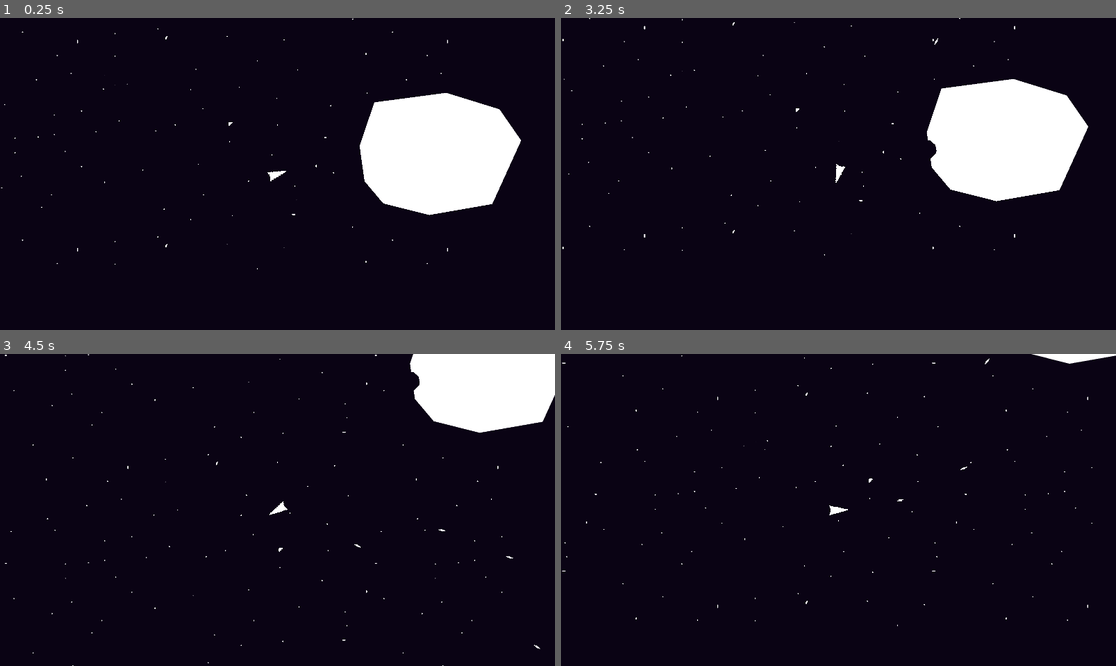
Above: before the commit, frames 1-4 (two rows, left to right).
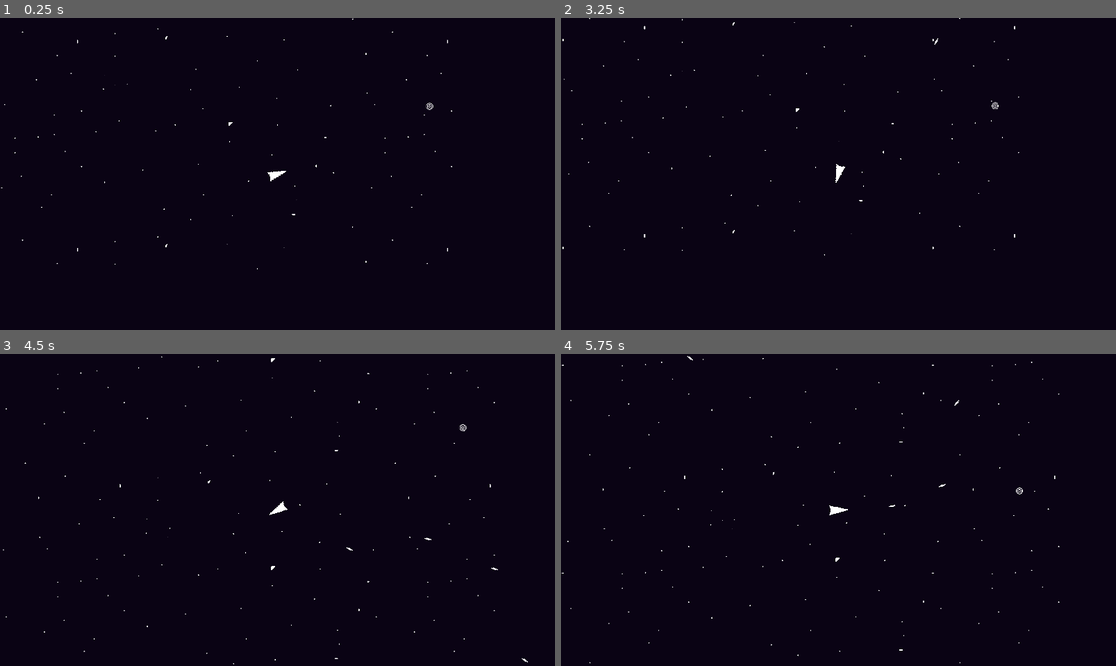
Above: after the commit, the same moments.

Repository: BloopHD/IntoTheVoid
Game: Godot game, scene res://scenes/world/world.tscn
Two runs of this game, one before a commit and one after it. Both use one fixed random seed, a clock stepped at 60 frames per second and the inputs below.
Inputs (mouse positions are in pixels of both pictures, inside the frame that each line leads up to):
- Up to frame 1 (0.25 s): no input
- Up to frame 2 (3.25 s): move the mouse to (960, 158) at 0.52 s; hold D (right) 0.53-1.28 s; hold Space (fire_laser) 0.53-1.28 s; tap Enter at 1.25 s; move the mouse to (727, 189) at 1.27 s; hold S (down) 1.28-2.03 s; click (727, 189) at 1.35 s; move the mouse to (894, 105) at 2.02 s; hold D (right) 2.03-2.78 s; hold Right mouse button (secondary action) 2.03-2.78 s; tap Space (fire_laser) at 2.75, 2.85 s; move the mouse to (810, 236) at 2.77 s; hold W (up) from 2.78 s (still down)
- Up to frame 3 (4.5 s): move the mouse to (444, 556) at 3.52 s; release W (up) at 3.53 s; press the mouse at (444, 556) at 3.53 s; hold A (left) from 3.53 s (still down); move the mouse to (111, 463) at 4.27 s; release the mouse at (111, 463) at 4.28 s; right-click (111, 463) at 4.35 s
- Up to frame 4 (5.75 s): move the mouse to (866, 510) at 5.02 s; release A (left) at 5.03 s; hold S (down) from 5.03 s (still down); hold Space (fire_laser) from 5.03 s (still down)

The runs differ from the first frame. In frame 1, 8.9% of the frame differs, in the area x 64-94%, y 24-64%; in frame 2, 8.8%; in frame 3, 6.0%; in frame 4, 0.6%.
Error before the commit: Out of bounds get index '0' (on base: 'Array[PackedVector2Array]') (res://scenes/asteroid/asteroid.gd:106)

Commit message:
moving to pc

Diff:
--- a/project.godot
+++ b/project.godot
@@ -85,6 +85,7 @@
 2d_physics/layer_3="player projectile"
 2d_physics/layer_4="enemy projectile"
 2d_physics/layer_5="player_spawn_area"
+2d_physics/layer_6="enemy"
 
 [rendering]
 
--- a/scenes/asteroid/asteroid.gd
+++ b/scenes/asteroid/asteroid.gd
@@ -14,20 +14,7 @@
 
 func _physics_process(delta):
 
-	#rotate(0.04 * delta)
-
-
-	# print("GP: ", global_position)
-	# print("P:  ", position)
-	# print("PGP: ", $Polygon2D.global_position)
-	# print("PP:   ", $Polygon2D.position)
-	# print("--------------------------")
-	# print("GR:  ", global_rotation)
-	# print("R:   ", rotation)
-	# print("PGR: ", $Polygon2D.global_rotation)
-	# print("PR:   ", $Polygon2D.rotation)
-	# print("--------------------------")
-
+	#rotate(0.02 * delta)
 
 	pass
 
@@ -64,62 +51,54 @@
 		queue_free()
 
 
-func clip(destruction_area) -> void:
-
-	# var localized_rotated_destruct_area: Polygon2D = localize_and_rotate(destruction_area)
-	# # var poly = $Polygon2D
-	# # poly.rotate(rotation)
-	# # print("r ", poly.rotation)
-	# var new_asteroids: Array[PackedVector2Array] = Geometry2D.clip_polygons($Polygon2D.polygon, localized_rotated_destruct_area.polygon)
-
-	var transformed_projectile_position = transform.basis_xform_inv(destruction_area.global_position - global_position)
-
-	# print("Asteroid: ", global_position)
-	# print("Asteroid: ", position)
-	# print("Laser:    ", destruction_area.global_position)
-	# print("Transform ", transformed_projectile_position)
-	# print("---------------")
-
-	# destruction_area.global_position = transformed_projectile_position
-	# print("Laser:    ", destruction_area.global_position)
-	# print("---------------")
-
-
-	# var test: Polygon2D = localize(destruction_area, transformed_projectile_position)
-
-	var explosion: PackedVector2Array = create_explosion_area(transformed_projectile_position, 10, 35, destruction_area.global_rotation)
-
-	# destruction_area.position = transform.basis_xform_inv(destruction_area.global_position - global_position)
+func clip(hit_location, force_direction) -> void:
+
+	var transformed_projectile_position = transform.basis_xform_inv(hit_location.global_position - global_position)
+
+	# var test: Polygon2D = localize(hit_location, transformed_projectile_position)
+
+	var explosion: PackedVector2Array = create_explosion_area(transformed_projectile_position, 8, 35, hit_location.global_rotation)
+
+	# hit_location.position = transform.basis_xform_inv(hit_location.global_position - global_position)
 	var new_asteroids: Array[PackedVector2Array] = Geometry2D.clip_polygons($Polygon2D.polygon, explosion)
 
 	var splinter_array
 
-	for i in new_asteroids.size():
-		for j in new_asteroids[i]:
-			for k in explosion:
-				if j == k:
-					print("match: ", j, " ", k)
-
-
-
-					if (randf() > 0):
-						splinter_array = splinter(j, new_asteroids[i][randi_range(0, new_asteroids[i].size() - 1)])
-						var new_new_asteroids = Geometry2D.clip_polygons(new_asteroids[i], splinter_array)
-
-						new_asteroids.remove_at(i)
-						new_asteroids.append(new_new_asteroids)
-
-
-
-
-
-	# print($Polygon2D.polygon)
-	# print(new_asteroids)
-	# print(new_asteroids.size())
-	# print("---")
-	# print(destruction_area.polygon)
-	# print(new_asteroids[1])
-	# print("---------------")
+	var splinter_line: Line2D = Line2D.new()
+	# splinter_line.position = transformed_projectile_position
+
+	if (randf() > 0.0):
+		splinter_line.add_point(transformed_projectile_position)
+
+		var rand = randf()
+
+		var direction = randf_range(0.85, 1.15) * hit_location.global_rotation
+
+		splinter_line.add_point((transformed_projectile_position - global_position) * hit_location.global_rotation * 100)
+
+	get_parent().add_child(splinter_line)
+
+
+
+
+
+	# for i in new_asteroids.size():
+	# 	for j in new_asteroids[i]:
+	# 		for k in explosion:
+	# 			if j == k:
+	# 				print("match: ", j, " ", k)
+
+
+
+	# 				if (randf() > 0):
+	# 					splinter_array = splinter(j, new_asteroids[i][randi_range(0, new_asteroids[i].size() - 1)])
+	# 					var new_new_asteroids: Array[PackedVector2Array] = Geometry2D.clip_polygons(new_asteroids[i], splinter_array)
+
+	# 					new_asteroids.remove_at(i)
+
+
+	# 					new_asteroids.append(new_new_asteroids)
+
 
 	for i in new_asteroids.size():
 
@@ -152,7 +131,7 @@
 
 	for i in sides:
 
-		var noise = randf_range(-0.10, 0.10) * segment
+		var noise = randf_range(-0.15, 0.15) * segment
 
 		var new_point: Vector2 = Vector2(
 			sin((segment + noise) * i + _rotation) * radious,
@@ -193,21 +172,21 @@
 
 
 
-func localize(destruction_area, new_transform: Vector2 ) -> Polygon2D:
+func localize(hit_location, new_transform: Vector2 ) -> Polygon2D:
 
 	var offset_poly = Polygon2D.new()
 	offset_poly.global_position = Vector2.ZERO
 
 	var new_poly_points: Array[Vector2] = []
 
-	var dest_area_rotation: float = destruction_area.rotation
-
-	var localized_position: Vector2 = (destruction_area.position + new_transform)
-
-	for point in destruction_area.polygon:
+	var dest_area_rotation: float = hit_location.rotation
+
+	var localized_position: Vector2 = (hit_location.position + new_transform)
+
+	for point in hit_location.polygon:
 
 		# Localize the polygons point.
-		# var localized_position: Vector2 = (destruction_area.global_position + new_transform)
+		# var localized_position: Vector2 = (hit_location.global_position + new_transform)
 
 		# var rotated_position: Vector2 = Vector2()
 		# rotated_position.x = (point.x * cos(dest_area_rotation)) - (point.y * sin(dest_area_rotation))
@@ -223,23 +202,23 @@
 	return offset_poly
 
 
-func localize_and_rotate(destruction_area, new_transform: Vector2) -> Polygon2D:
+func localize_and_rotate(hit_location, new_transform: Vector2) -> Polygon2D:
 
 	var offset_poly = Polygon2D.new()
 	offset_poly.global_position = Vector2.ZERO
 
-	var dest_area_rotation: float = destruction_area.global_rotation
+	var dest_area_rotation: float = hit_location.global_rotation
 	var new_poly_points: Array[Vector2] = []
 
-	# print("DA.GP: ", destruction_area.global_position)
+	# print("DA.GP: ", hit_location.global_position)
 	# print("GP   :  ", global_position)
-	# print("GP   :  ", destruction_area.global_position - global_position)
+	# print("GP   :  ", hit_location.global_position - global_position)
 	# print("--------------------------")
 
-	for point in destruction_area.polygon:
+	for point in hit_location.polygon:
 
 		# Localize the polygons point.
-		var localized_position: Vector2 = (destruction_area.global_position - global_position)
+		var localized_position: Vector2 = (hit_location.global_position - global_position)
 
 		# Rotate the polygon point.
 		var rotated_position: Vector2 = Vector2()
--- /dev/null
+++ b/scenes/enemies/enemy_chase.gd
@@ -0,0 +1,11 @@
+extends "res://scenes/state_machine/state.gd"
+class_name EnemyChase
+
+func Enter():
+    pass
+
+func Exit():
+    pass
+
+func Update(_delta: float):
+    pass
--- /dev/null
+++ b/scenes/enemies/enemy_chase_state.gd
@@ -0,0 +1,19 @@
+class_name EnemyChaseState
+extends State
+
+@export var actor: Enemy
+
+func _ready() -> void:
+	set_physics_process(false)
+
+func _process(_delta):
+	pass
+
+func _physics_process(delta) -> void:
+	actor.move(actor.position.direction_to(actor.player.position), delta)
+
+func _enter_state() -> void:
+	set_physics_process(true)
+
+func _exit_state() -> void:
+	set_physics_process(false)
--- /dev/null
+++ b/scenes/enemies/enemy_idle.gd
@@ -0,0 +1,11 @@
+extends "res://scenes/state_machine/state.gd"
+class_name EnemyIdle
+
+func Enter():
+    pass
+
+func Exit():
+    pass
+
+func Update(_delta: float):
+    pass
--- /dev/null
+++ b/scenes/enemies/enemy_wander_state.gd
@@ -0,0 +1,50 @@
+class_name EnemyWanderState
+extends State
+
+@export var actor: Enemy
+
+@export var vision_cast: RayCast2D
+@export var wander_timer: Timer
+@export var wander_range: float = 50
+@export var speed: float = 200
+
+@onready var actor_velocity: Vector2 = actor.velocity
+
+var wander_origin: Vector2 = Vector2.ZERO
+var wander_location: Vector2 = Vector2.ZERO
+var wander_location_reached: bool = true
+
+func _ready():
+	set_physics_process(false)
+
+func _process(_delta):
+	if !wander_location_reached:
+		wander_location_reached = actor.global_position.distance_to(wander_location) < 5
+
+
+func _physics_process(_delta):
+	actor.move_and_slide()
+
+func _enter_state() -> void:
+	set_physics_process(true)
+
+	wander_origin = actor.global_position
+	wander_timer.start()
+
+	# if actor.velocity == Vector2.ZERO:
+	#     actor.velocity = Vector2.RIGHT.rotated(randf_range(0, TAU)) * actor.max_speed
+
+func _exit_state() -> void:
+	set_physics_process(false)
+
+	wander_timer.stop()
+
+func _on_wander_timer_timeout():
+	var random_x: float = randf_range(-wander_range, wander_range)
+	var random_y: float = randf_range(-wander_range, wander_range)
+
+	wander_location = Vector2(random_x, random_y) + wander_origin
+
+	wander_location_reached = false;
+
+	actor.velocity = actor.global_position.direction_to(wander_location) * speed
--- /dev/null
+++ b/scenes/enemies/simple_enemy.gd
@@ -0,0 +1,36 @@
+class_name Enemy
+extends CharacterBody2D
+
+@export var max_speed: int = 750
+@export var acceleration: int = 500
+@export var friction: int = 100
+@export var rotation_speed: int = 250
+
+@onready var finite_state_machine: Node = $FiniteStateMachine
+@onready var enemy_wander_state: Node = $FiniteStateMachine/EnemyWanderState
+@onready var enemy_chase_state: Node = $FiniteStateMachine/EnemyChaseState
+
+var player = null
+
+var engaged_thrusters: bool = false
+
+
+
+func move(moveTowards: Vector2, delta: float):
+	var thrust_power: float = acceleration * delta
+	var thrust_velocity: Vector2 = moveTowards * thrust_power
+
+	velocity += thrust_velocity
+	velocity = velocity.limit_length(max_speed)
+
+	move_and_slide()
+
+func _on_chase_detection_area_body_entered(body:Node2D):
+	if body.is_in_group("player"):
+		player = body
+		finite_state_machine.change_state(enemy_chase_state)
+
+func _on_chase_detection_area_body_exited(body:Node2D):
+	if body.is_in_group("player"):
+		player = null
+		finite_state_machine.change_state(enemy_wander_state)
--- /dev/null
+++ b/scenes/enemies/simple_enemy.tscn
@@ -0,0 +1,83 @@
+[gd_scene load_steps=10 format=3 uid="uid://bdd130r3cnp88"]
+
+[ext_resource type="Script" path="res://scenes/enemies/simple_enemy.gd" id="1_h22hu"]
+[ext_resource type="Texture2D" uid="uid://cfbwx2txvb6p2" path="res://sprites/SimpleEnemy.png" id="2_7sdyb"]
+[ext_resource type="Script" path="res://scenes/state_machine/finite_state_machine.gd" id="3_wtaja"]
+[ext_resource type="Script" path="res://scenes/enemies/enemy_wander_state.gd" id="4_db3q0"]
+[ext_resource type="Script" path="res://scenes/enemies/enemy_chase_state.gd" id="5_ahrbe"]
+
+[sub_resource type="CircleShape2D" id="CircleShape2D_xrcxf"]
+radius = 12.0
+
+[sub_resource type="CircleShape2D" id="CircleShape2D_21b31"]
+radius = 500.0
+
+[sub_resource type="CircleShape2D" id="CircleShape2D_celd3"]
+radius = 150.0
+
+[sub_resource type="CircleShape2D" id="CircleShape2D_vu1h3"]
+radius = 500.0
+
+[node name="Simple_Enemy" type="CharacterBody2D"]
+collision_layer = 32
+collision_mask = 7
+script = ExtResource("1_h22hu")
+friction = 500
+
+[node name="Sprite2D" type="Sprite2D" parent="."]
+scale = Vector2(2, 2)
+texture = ExtResource("2_7sdyb")
+
+[node name="CollisionShape2D" type="CollisionShape2D" parent="."]
+shape = SubResource("CircleShape2D_xrcxf")
+
+[node name="Chase_Detection_Area" type="Area2D" parent="."]
+collision_layer = 0
+collision_mask = 33
+
+[node name="CollisionShape2D" type="CollisionShape2D" parent="Chase_Detection_Area"]
+shape = SubResource("CircleShape2D_21b31")
+
+[node name="Retreat_Detection_Area" type="Area2D" parent="."]
+visible = false
+
+[node name="CollisionShape2D" type="CollisionShape2D" parent="Retreat_Detection_Area"]
+shape = SubResource("CircleShape2D_celd3")
+debug_color = Color(0.810603, 0.683102, 0.104256, 0.42)
+
+[node name="Attack_Detection_Area" type="Area2D" parent="."]
+visible = false
+
+[node name="CollisionShape2D" type="CollisionShape2D" parent="Attack_Detection_Area"]
+shape = SubResource("CircleShape2D_vu1h3")
+debug_color = Color(0.847059, 0.215686, 0.45098, 0.419608)
+
+[node name="RayCast2D" type="RayCast2D" parent="."]
+target_position = Vector2(0, 500)
+
+[node name="FiniteStateMachine" type="Node" parent="." node_paths=PackedStringArray("state")]
+script = ExtResource("3_wtaja")
+state = NodePath("EnemyWanderState")
+
+[node name="EnemyWanderState" type="Node" parent="FiniteStateMachine" node_paths=PackedStringArray("actor", "vision_cast", "wander_timer")]
+script = ExtResource("4_db3q0")
+actor = NodePath("../..")
+vision_cast = NodePath("../../RayCast2D")
+wander_timer = NodePath("WanderTimer")
+wander_range = 250.0
+
+[node name="WanderTimer" type="Timer" parent="FiniteStateMachine/EnemyWanderState"]
+wait_time = 3.0
+one_shot = true
+
+[node name="EnemyChaseState" type="Node" parent="FiniteStateMachine" node_paths=PackedStringArray("actor")]
+script = ExtResource("5_ahrbe")
+actor = NodePath("../..")
+
+[connection signal="body_entered" from="Chase_Detection_Area" to="." method="_on_chase_detection_area_body_entered"]
+[connection signal="body_exited" from="Chase_Detection_Area" to="." method="_on_chase_detection_area_body_exited"]
+[connection signal="body_entered" from="Retreat_Detection_Area" to="." method="_on_retreat_detection_area_body_entered"]
+[connection signal="body_exited" from="Retreat_Detection_Area" to="." method="_on_retreat_detection_area_body_exited"]
+[connection signal="body_entered" from="Attack_Detection_Area" to="." method="_on_attack_detection_area_body_entered"]
+[connection signal="body_exited" from="Attack_Detection_Area" to="." method="_on_attack_detection_area_body_exited"]
+[connection signal="timeout" from="FiniteStateMachine/EnemyWanderState/WanderTimer" to="FiniteStateMachine/EnemyWanderState" method="_on_wander_timer_timeout"]
--- a/scenes/laser/laser.gd
+++ b/scenes/laser/laser.gd
@@ -24,7 +24,7 @@
 
 	if body.is_in_group("asteroids"):
 		#destruction_area.rotation = global_rotation
-		body.clip(destruction_area)
+		body.clip($CollisionShape2D, force_direction)
 		# print(global_position)
 		#body.apply_impulse(force_direction * force)
 
--- a/scenes/player/player.tscn
+++ b/scenes/player/player.tscn
@@ -8,11 +8,12 @@
 radius = 14.0
 height = 58.0
 
-[node name="Player" type="CharacterBody2D"]
-collision_mask = 10
+[node name="Player" type="CharacterBody2D" groups=["player"]]
+collision_mask = 42
 motion_mode = 1
 script = ExtResource("1_pf1yp")
 max_speed = 1000
+friction = 250
 
 [node name="CollisionShape2D" type="CollisionShape2D" parent="."]
 shape = SubResource("CapsuleShape2D_2v2iu")
--- /dev/null
+++ b/scenes/state_machine/finite_state_machine.gd
@@ -0,0 +1,18 @@
+extends Node
+class_name FiniteStateMachine
+
+@export var state: State
+
+func _ready():
+    change_state(state)
+
+func change_state(new_state: State):
+
+    # If state is not Null
+    if state is State:
+        state._exit_state()
+
+    new_state._enter_state()
+    state = new_state
+
+    print(new_state)
--- /dev/null
+++ b/scenes/state_machine/state.gd
@@ -0,0 +1,10 @@
+extends Node
+class_name State
+
+signal state_finished
+
+func _enter_state() -> void:
+    pass
+
+func _exit_state() -> void:
+    pass
--- a/scenes/world/world.tscn
+++ b/scenes/world/world.tscn
@@ -3,7 +3,7 @@
 [ext_resource type="Script" path="res://scenes/world/world.gd" id="1_8rw03"]
 [ext_resource type="PackedScene" uid="uid://dgy3rqxws2l4w" path="res://scenes/player/player.tscn" id="1_e5wuh"]
 [ext_resource type="PackedScene" uid="uid://serpxan5usi1" path="res://scenes/background/simple_parallax_bg.tscn" id="2_c3qrl"]
-[ext_resource type="PackedScene" uid="uid://cncsy8hnxq6x8" path="res://scenes/asteroid/asteroid.tscn" id="4_5qfqe"]
+[ext_resource type="PackedScene" uid="uid://bdd130r3cnp88" path="res://scenes/enemies/simple_enemy.tscn" id="5_i4gcu"]
 
 [node name="World" type="Node2D"]
 script = ExtResource("1_8rw03")
@@ -19,10 +19,7 @@
 
 [node name="Asteroids" type="Node2D" parent="."]
 
-[node name="Asteroid2" parent="Asteroids" instance=ExtResource("4_5qfqe")]
-position = Vector2(1188, 337)
-
-[node name="Marker2D" type="Marker2D" parent="."]
-position = Vector2(-267, -7)
+[node name="SimpleEnemy" parent="." instance=ExtResource("5_i4gcu")]
+position = Vector2(1166, 146)
 
 [connection signal="laser_shot" from="Player" to="." method="_on_player_laser_shot"]
Binary file added: sprites/SimpleEnemy.png
Not shown, added: sprites/SimpleEnemy.png.import
